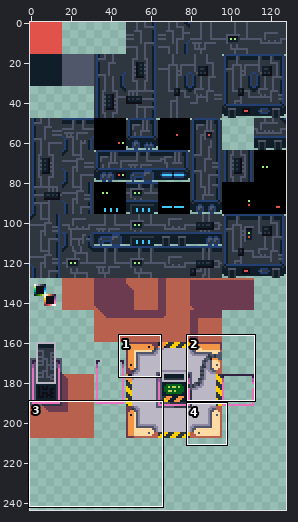
One commit to this sprite sheet: game/assets/textures/tileset.png. Above: a wide view before the commit, with the close-up outlined.
Close-up. Before the commit:
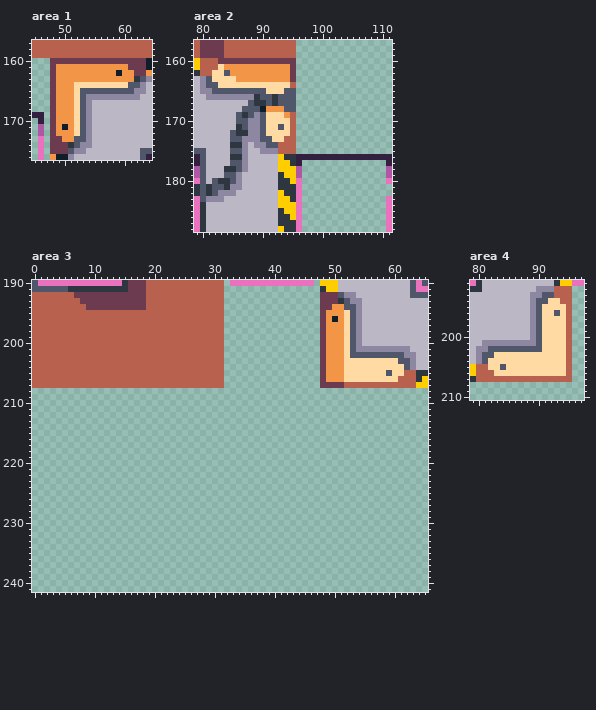
The file is 128x256 pixels. Shown: area 1: x 45..64, y 157..176; area 2: x 79..111, y 157..188; area 3: x 0..65, y 190..241; area 4: x 79..97, y 191..210. The wide view leaves out empty margins.
Now the later version:
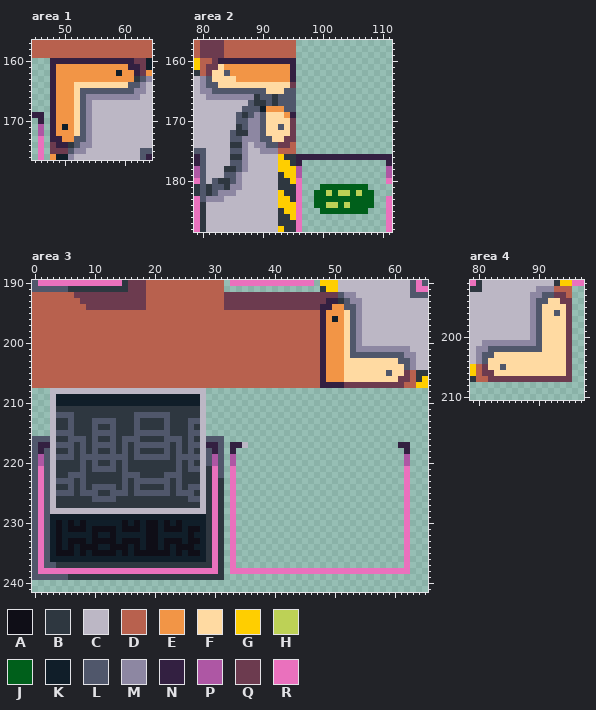
Palette (. is transparent): A #0f0e17  B #2e3740  C #bcb7c5  D #b8614e  E #f29546  F #ffdaa2  G #ffce00  H #bdd156  J #005f1b  K #101e29  L #50576b  M #8d87a2  N #332041  P #ae57a4  Q #6c3b4f  R #ea71bd
What changed:
Changed rows in their new state; - is an unchanged pixel.
Area 1:
first column x 48:
160 NNNNNNNNNNNNNN-
161 N------------NN
162 N-------------N
163 N--------------
164 N--------------
165 N--------------
166 N--------------
167 N--------------
168 N--------------
169 N--------------
170 N--------------
171 N--------------
172 N--------------
173 NN-------------
174 -NN------------
Area 2:
first column x 81:
160 -QNNNNNNNNNNNNN
161 QQ------------N
162 Q-------------N
163 --------------N
164 --------------Q
first column x 93:
169 --N
170 --Q
171 --Q
172 --Q
173 -QQ
174 QQ-
first column x 99:
181 -JJJJJJJJ-
182 JJHJHHJHJJ
183 JJJJJJJJJJ
184 JJHHJHJJJJ
185 -JJJJJJJJ-
Area 3:
first column x 0:
192 --------------------------------QQQQQQQQQQQQQQQQ---------------
193 --------------------------------QQQQQQQQQQQQQQQQ-NN------------
194 --------------------------------QQQQQQQQQQQQQQQQNN-------------
195 --------------------------------DDDDDDDDDDDDDDDDN--------------
196 --------------------------------DDDDDDDDDDDDDDDDN--------------
197 --------------------------------DDDDDDDDDDDDDDDDN--------------
198 --------------------------------DDDDDDDDDDDDDDDDN--------------
199 --------------------------------DDDDDDDDDDDDDDDDN--------------
200 --------------------------------DDDDDDDDDDDDDDDDN--------------
201 --------------------------------DDDDDDDDDDDDDDDDN--------------
202 --------------------------------DDDDDDDDDDDDDDDDN--------------
203 --------------------------------DDDDDDDDDDDDDDDDN--------------
204 --------------------------------DDDDDDDDDDDDDDDDN--------------
205 --------------------------------DDDDDDDDDDDDDDDDN-------------Q
206 --------------------------------DDDDDDDDDDDDDDDDN------------QQ
207 --------------------------------DDDDDDDDDDDDDDDDNNNNQQQQQQQQQQ-
208 ---CCCCCCCCCCCCCCCCCCCCCCCCCC----------------------------------
209 ---CKKKKKKKKKKKKKKKKKKKKKKKKC----------------------------------
210 ---CKKKKKKKKKKKKKKKKKKKKKKKKC----------------------------------
211 ---CBBBBBBBBBBBBBBBBBBBBBBBBC----------------------------------
212 ---CLLLBBBBBBBBBBLLLLLLBBBBBC----------------------------------
213 ---CBBLBBBLLLLBBBLBBBBLBBBLLC----------------------------------
214 ---CBBLBBBLBBLBBBLBBBBLBBBLBC----------------------------------
215 ---CLLLBBBLLLLBBBLLLLLLBBBLLC----------------------------------
216 LLLCBBLLLBLBBLBLLLBBBBLLLBLBCLLL-------------------------------
217 LNNCLLLBLBLLLLBLBLLLLLLBLBLLCNNL-NNC-------------------------NN
218 LNLCBBLBLBLBBLBLBLBBBBLBLBLBCLNL-N----------------------------N
219 LPLCLLLBLLLLLLLLBLLLLLLBLLLLCLPL-P----------------------------P
220 LPLCBBBBLBLBBLBLBBBBBBBBLBLBCLPL-P----------------------------P
221 LRLCBBBBLBLLLLBLBBBBBBBBLBLLCBRL-R----------------------------R
222 LRLCBBLLLBBBBBBLLLBBBBLLLBBBCBRL-R----------------------------R
223 LRLCLLLBLBBBBBBLBLLLLLLBLBBBCBRB-R----------------------------R
224 LRLCBBLBLBLLLLBLBLBBBBLBLBLLCBRB-R----------------------------R
225 LRLCLLLBLLLBBLLLBLLLLLLBLLLBCBRB-R----------------------------R
226 LRLCBBBBBBLLLLBBBBBBBBBBBBLLCBRB-R----------------------------R
227 LRLCBBBBBBBBBBBBBBBBBBBBBBBBCBRB-R----------------------------R
228 LRLCCCCCCCCCCCCCCCCCCCCCCCCCCBRB-R----------------------------R
229 LRLKKKKKKKKKKKKKKKKKKKKKKKKKKBRB-R----------------------------R
230 LRLKAKAKAKKKKKKAKAKAAKAKAKKKKBRB-R----------------------------R
231 LRLKAKAAAKAAAAKAAAKAAKAAAKAAKBRB-R----------------------------R
232 LRLKAKKKKKAKKAKKKKKAAKKKKKAKKBRB-R----------------------------R
233 LRLKAKAAAKAAAAKAAAKAAKAAAKAAKBRB-R----------------------------R
234 LRLKAKAKAAAKKAAAKAKAAKAKAAAKKBRB-R----------------------------R
235 LRLKAAAKAKAAAAKAKAAAAAAKAKAAKBRB-R----------------------------R
236 LRLKKKKKKKKKKKKKKKKKKKKKKKKKKBRB-R----------------------------R
237 LRLLBBBBBBBBBBBBBBBBBBBBBBBBBBRB-R----------------------------R
238 LRRRRRRRRRRRRRRRRRRRRRRRRRRRRRRB-RRRRRRRRRRRRRRRRRRRRRRRRRRRRRR
239 LLLLLLBBBBBBBBBBBBBBBBBBBBBBBBBB-------------------------------
Area 4:
first column x 81:
193 ------------QQ-
194 -------------QQ
195 --------------Q
196 --------------Q
197 --------------Q
198 --------------Q
199 --------------Q
200 --------------Q
201 --------------Q
202 --------------Q
203 --------------Q
204 --------------Q
205 Q-------------Q
206 QQ------------Q
207 -QQQQQQQQQQQQQQ
